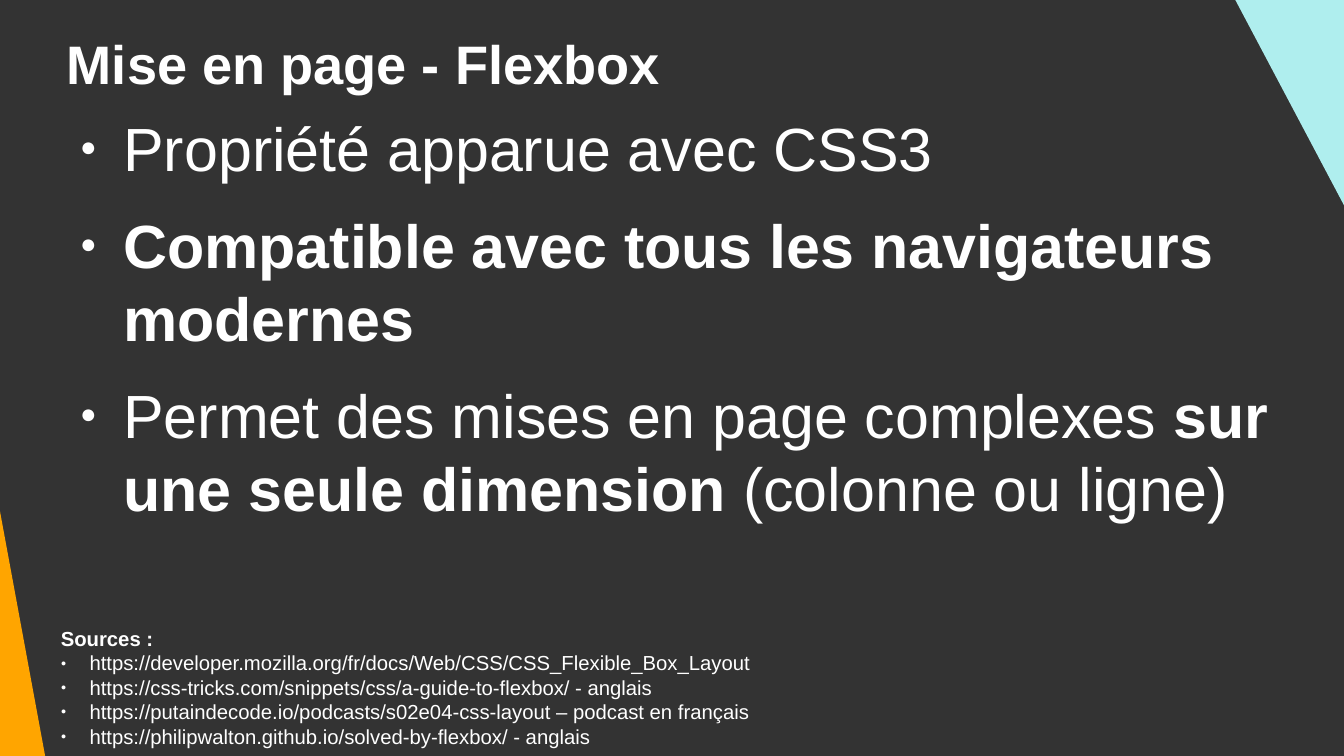
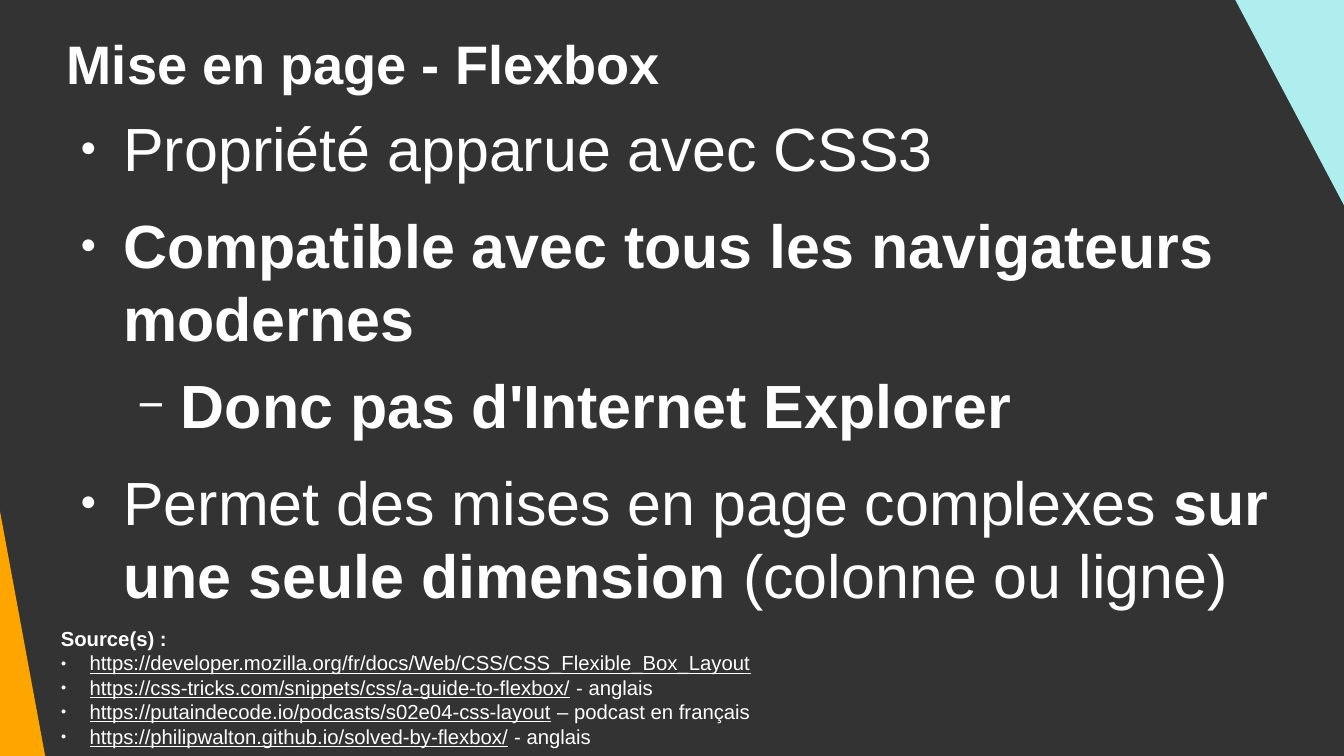
Before and after one commit to DanYellow/cours, a slide deck: slide 9 of integration-web-s1/travaux-pratiques/numero-8/presentation.odp. Drawn at 1344x756 pixels with LibreOffice and Linux fonts; fonts in the diff are those of the drawing. Boxes give left, top, right and bottom in pixels: in the first picture for what was removed or moved away, otherwise in the second. Text is boxed around its words. In the diff, an @@ line names an element or a change of style, - is before the commit and + after.

```diff
--- a/integration-web-s1/travaux-pratiques/numero-8/presentation.odp
+++ b/integration-web-s1/travaux-pratiques/numero-8/presentation.odp
@@ text at [181, 384, 1011, 439]: paragraph added @@
+  − Donc pas d'Internet Explorer
@@ text at [61, 631, 155, 651]: text changed @@
-Sources :
+Source(s) :
@@ text at [90, 655, 750, 749]: underline on in "https://developer.mozilla.org/fr/docs/Web/CSS/CSS_Flexible_B ...", "https://css-tricks.com/snippets/css/a-guide-to-flexbox/", "https://putaindecode.io/podcasts/s02e04-css-layout", "https://philipwalton.github.io/solved-by-flexbox/" @@
```
Also in this commit, not shown: 5 other slides changed, 7 other files.
